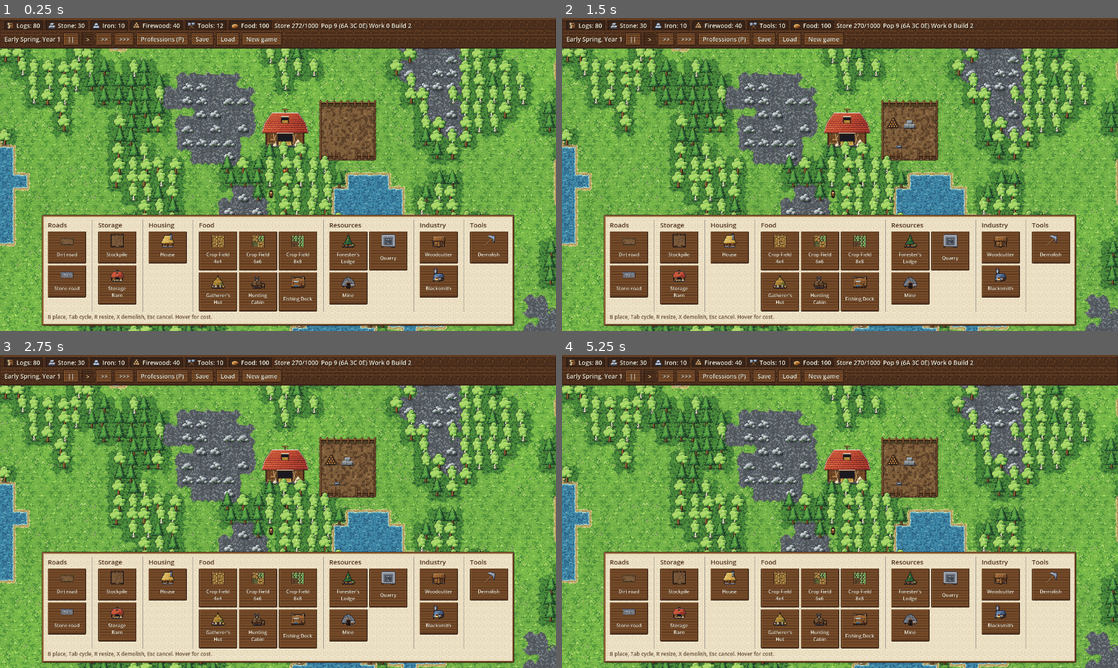
Above: before the commit, frames 1-4 (two rows, left to right).
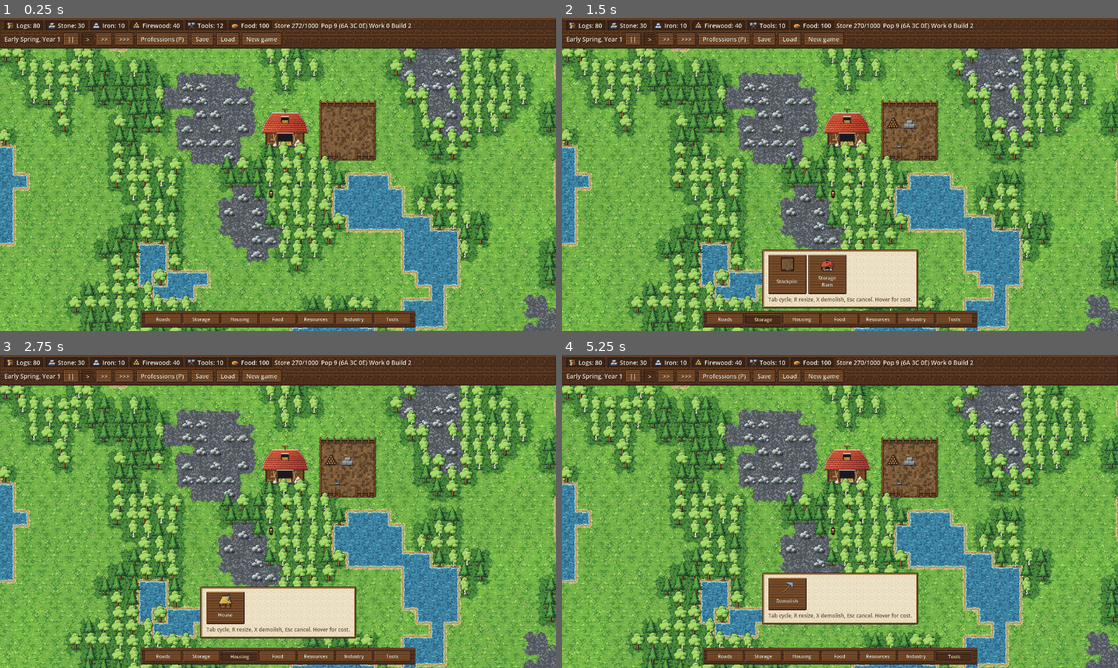
Above: after the commit, the same moments.

Repository: GrindelfP/KingdomYouth
Game: Godot game, scene res://scenes/world/world.tscn
Two runs of this game, one before a commit and one after it. Both use one fixed random seed, a clock stepped at 60 frames per second and the inputs below.
Inputs (mouse positions are in pixels of both pictures, inside the frame that each line leads up to):
- Up to frame 1 (0.25 s): no input
- Up to frame 2 (1.5 s): click (723, 318) at 0.5 s, where only the run after the commit has a clickable "Roads"; click (762, 318) at 1.25 s, where only the run after the commit has a clickable "Storage"
- Up to frame 3 (2.75 s): click (239, 655) at 2 s, where only the run after the commit has a clickable "Housing"
- Up to frame 4 (5.25 s): click (840, 655) at 2.75 s, where only the run after the commit has a clickable "Food"; click (878, 655) at 3.5 s, where only the run after the commit has a clickable "Resources"; click (917, 655) at 4.25 s, where only the run after the commit has a clickable "Industry"; click (956, 655) at 5 s, where only the run after the commit has a clickable "Tools"

The runs differ from the first frame. In frame 1, 30% of the frame differs, in the area x 7-93%, y 62-99%; in frame 2, 29%; in frame 3, 29%; in frame 4, 29%.

Commit message:
[UPDATE] compact build menu: slim category tab bar with pop-up thumbnails, B toggles, season toast texts refreshed
Co-Authored-By: Claude Sonnet 5.5 <noreply@anthropic.com>

Diff:
--- a/scripts/buildings/build_controller.gd
+++ b/scripts/buildings/build_controller.gd
@@ -80,12 +80,7 @@
 
 
 func _unhandled_input(event: InputEvent) -> void:
-	if event.is_action_pressed("build_toggle"):
-		if _placing:
-			stop_modes()
-		else:
-			start_placing()
-	elif event.is_action_pressed("build_cycle"):
+	if event.is_action_pressed("build_cycle"):
 		_selected = (_selected + 1) % building_defs.size()
 		_road = WorldGrid.Road.NONE
 	elif event.is_action_pressed("build_size") and _placing:
--- a/scripts/ui/building_menu.gd
+++ b/scripts/ui/building_menu.gd
@@ -1,8 +1,12 @@
 class_name BuildingMenu
-extends PanelContainer
+extends Control
 
 const THUMB_DIR := "res://assets/art/ui/thumb_%s.png"
 const BUTTON_SIZE := Vector2(88, 66)
+const TAB_WIDTH := 84.0
+const TAB_HEIGHT := 26.0
+const BAR_MARGIN := 8.0
+const POPUP_LIFT := 52.0
 const GROUPS := [
 	["Roads", [], 1],
 	["Storage", [&"stockpile", &"storage_barn"], 1],
@@ -15,33 +19,106 @@
 
 var _build: BuildController
 var _entries: Array[Dictionary] = []
+var _tabs: Array[Button] = []
+var _pages: Array[HBoxContainer] = []
+var _bar: PanelContainer
+var _popup: PanelContainer
+var _open_index := -1
+var _last_index := 2
 
 
 func setup(build: BuildController) -> void:
 	_build = build
-	var column := VBoxContainer.new()
-	add_child(column)
-	var row := HBoxContainer.new()
-	row.add_theme_constant_override("separation", 12)
-	column.add_child(row)
-	for group in GROUPS:
-		if row.get_child_count() > 0:
-			var divider := VSeparator.new()
-			row.add_child(divider)
-		var section := VBoxContainer.new()
-		row.add_child(section)
-		var header := Label.new()
-		header.text = group[0]
-		header.theme_type_variation = &"SectionLabel"
-		section.add_child(header)
-		var grid := GridContainer.new()
-		grid.columns = group[2]
-		section.add_child(grid)
-		_fill_group(grid, group)
+	set_anchors_and_offsets_preset(Control.PRESET_FULL_RECT)
+	mouse_filter = Control.MOUSE_FILTER_IGNORE
+	_bar = PanelContainer.new()
+	_bar.theme_type_variation = &"WoodBar"
+	_bar.set_anchors_preset(Control.PRESET_CENTER_BOTTOM)
+	_bar.grow_horizontal = Control.GROW_DIRECTION_BOTH
+	_bar.grow_vertical = Control.GROW_DIRECTION_BEGIN
+	_bar.offset_bottom = -BAR_MARGIN
+	var tabs := HBoxContainer.new()
+	tabs.add_theme_constant_override("separation", 4)
+	_bar.add_child(tabs)
+	add_child(_bar)
+	_popup = PanelContainer.new()
+	_popup.set_anchors_preset(Control.PRESET_CENTER_BOTTOM)
+	_popup.grow_horizontal = Control.GROW_DIRECTION_BOTH
+	_popup.grow_vertical = Control.GROW_DIRECTION_BEGIN
+	_popup.offset_bottom = -POPUP_LIFT
+	_popup.visible = false
+	var holder := VBoxContainer.new()
+	_popup.add_child(holder)
+	add_child(_popup)
+	for index in GROUPS.size():
+		var group: Array = GROUPS[index]
+		var tab := Button.new()
+		tab.text = group[0]
+		tab.toggle_mode = true
+		tab.focus_mode = Control.FOCUS_NONE
+		tab.theme_type_variation = &"SmallButton"
+		tab.custom_minimum_size = Vector2(TAB_WIDTH, TAB_HEIGHT)
+		tab.pressed.connect(_on_tab_pressed.bind(index))
+		tabs.add_child(tab)
+		_tabs.append(tab)
+		var page := HBoxContainer.new()
+		page.add_theme_constant_override("separation", 4)
+		page.visible = false
+		holder.add_child(page)
+		_pages.append(page)
+		_fill_group(page, group)
 	var help := Label.new()
-	help.text = "B place, Tab cycle, R resize, X demolish, Esc cancel. Hover for cost."
+	help.text = "Tab cycle, R resize, X demolish, Esc cancel. Hover for cost."
 	help.theme_type_variation = &"HintLabel"
-	column.add_child(help)
+	help.mouse_filter = Control.MOUSE_FILTER_IGNORE
+	holder.add_child(help)
+
+
+func is_open() -> bool:
+	return _open_index >= 0
+
+
+func open_page(index: int) -> void:
+	_open_index = index
+	_last_index = index
+	for page_index in _pages.size():
+		_pages[page_index].visible = page_index == index
+	_popup.visible = true
+	_popup.reset_size()
+	_sync_tabs()
+
+
+func close_popup() -> void:
+	_open_index = -1
+	_popup.visible = false
+	_sync_tabs()
+
+
+func _on_tab_pressed(index: int) -> void:
+	if _open_index == index:
+		close_popup()
+	else:
+		open_page(index)
+
+
+func _sync_tabs() -> void:
+	for index in _tabs.size():
+		_tabs[index].set_pressed_no_signal(index == _open_index)
+
+
+func _unhandled_input(event: InputEvent) -> void:
+	if event.is_action_pressed("build_toggle"):
+		if _build.is_placing():
+			_build.stop_modes()
+			close_popup()
+		elif is_open():
+			close_popup()
+		else:
+			open_page(_last_index)
+		get_viewport().set_input_as_handled()
+	elif event.is_action_pressed("cancel_build") and is_open():
+		close_popup()
+		get_viewport().set_input_as_handled()
 
 
 func _process(_delta: float) -> void:
@@ -57,7 +134,7 @@
 		entry["button"].set_pressed_no_signal(active)
 
 
-func _fill_group(grid: GridContainer, group: Array) -> void:
+func _fill_group(grid: Container, group: Array) -> void:
 	match group[0]:
 		"Roads":
 			_add(grid, "Dirt road", "thumb_road_dirt", "Dirt road\nFree\nDrag to lay a line.", {"kind": "road", "road": WorldGrid.Road.DIRT}, _build.select_road.bind(WorldGrid.Road.DIRT))
@@ -71,7 +148,7 @@
 			_add(grid, def.display_name, "thumb_%s" % id, "%s\n%s" % [def.display_name, _cost_text(def.cost)], {"kind": "building", "index": index}, _build.select_building.bind(index))
 
 
-func _add(grid: GridContainer, title: String, thumb: String, tip: String, entry: Dictionary, action: Callable) -> void:
+func _add(grid: Container, title: String, thumb: String, tip: String, entry: Dictionary, action: Callable) -> void:
 	var button := Button.new()
 	button.text = title
 	button.icon = load(THUMB_DIR % thumb.trim_prefix("thumb_")) as Texture2D
@@ -84,6 +161,7 @@
 	button.focus_mode = Control.FOCUS_NONE
 	button.tooltip_text = tip
 	button.pressed.connect(action)
+	button.pressed.connect(close_popup)
 	grid.add_child(button)
 	entry["button"] = button
 	_entries.append(entry)
--- a/scripts/ui/hud.gd
+++ b/scripts/ui/hud.gd
@@ -4,10 +4,10 @@
 const TOAST_SECONDS := 6.0
 const MAX_TOASTS := 5
 const SEASON_MESSAGES := [
-	"Spring has come. Farms are productive again.",
-	"Summer. Farms are at their best.",
-	"Autumn. Stock up before winter.",
-	"Winter. Farms rest and unheated settlers grow cold.",
+	"Spring has come. Fields can be plowed and sown.",
+	"Summer. Crops are growing.",
+	"Autumn. Bring in the harvest and stock up before winter.",
+	"Winter. Frost kills standing crops; keep houses supplied with firewood.",
 ]
 const SPEED_LABELS := ["||", ">", ">>", ">>>"]
 const BAR_GOODS: Array[StringName] = [&"logs", &"stone", &"iron", &"firewood", &"tools"]
@@ -75,10 +75,6 @@
 	root.add_child(_toasts)
 
 	var menu := BuildingMenu.new()
-	menu.set_anchors_preset(Control.PRESET_CENTER_BOTTOM)
-	menu.grow_horizontal = Control.GROW_DIRECTION_BOTH
-	menu.grow_vertical = Control.GROW_DIRECTION_BEGIN
-	menu.offset_bottom = -12
 	root.add_child(menu)
 	menu.setup(_build)
 
